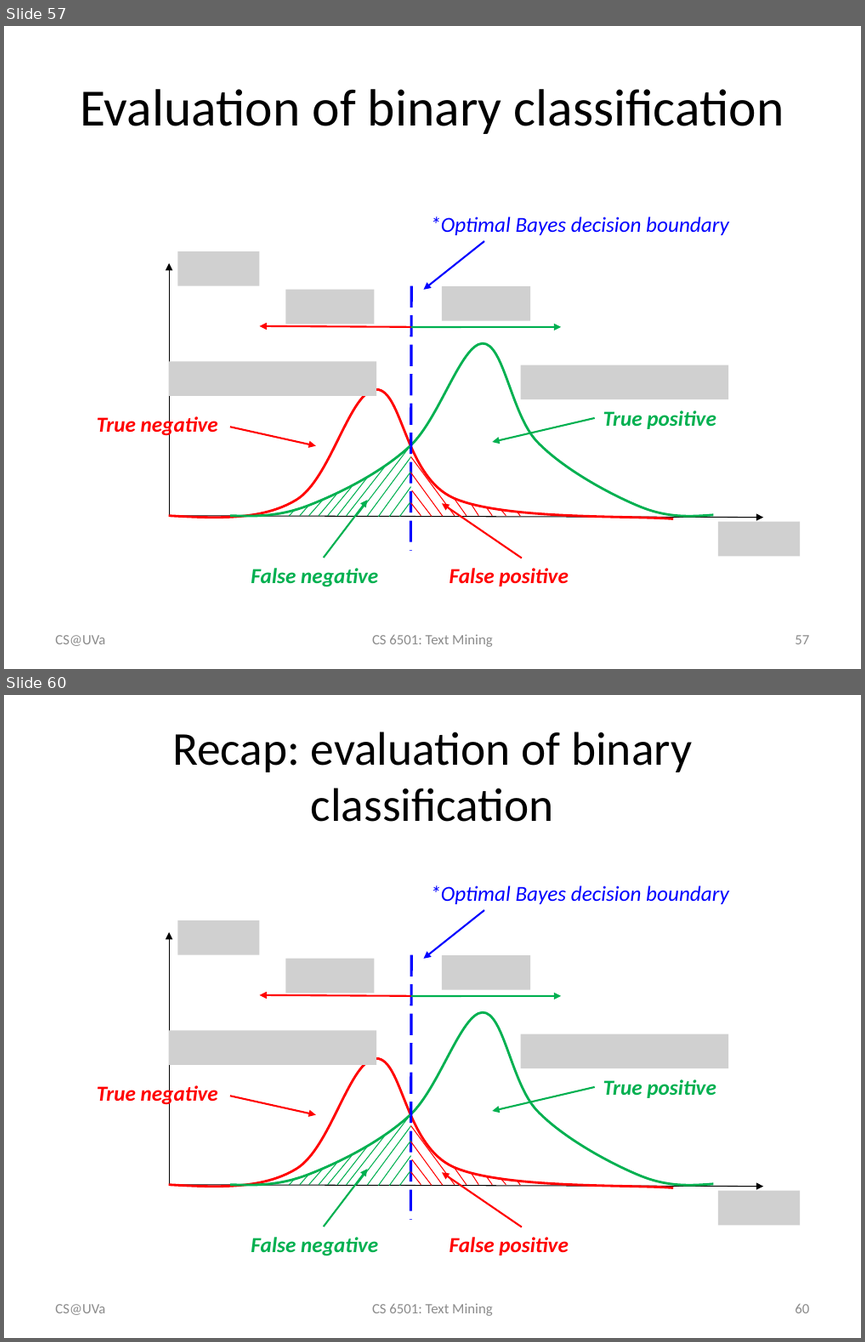
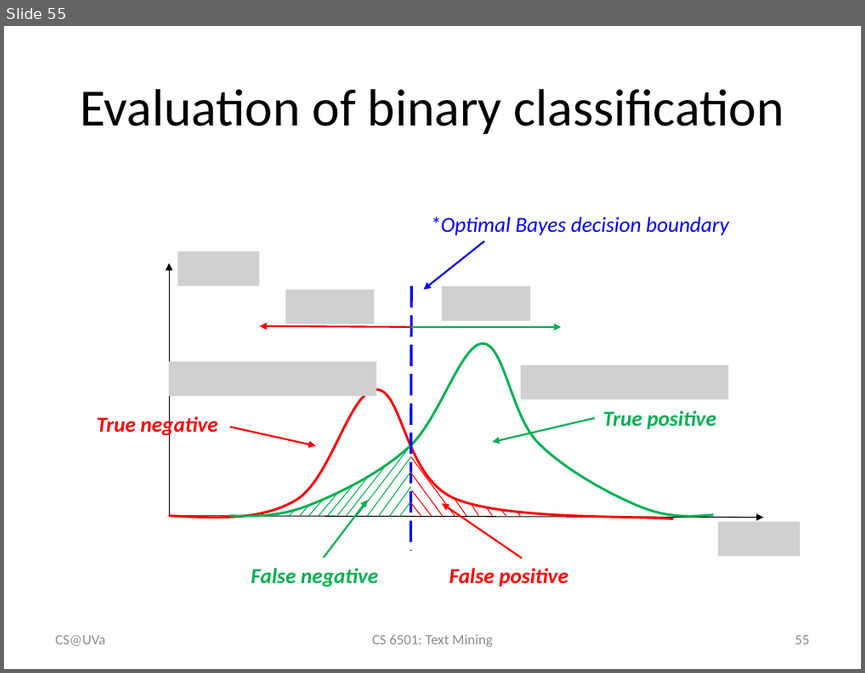
Before and after one commit to wang296/CS6501-Text-Mining, a slide deck: docs/TextCategorization.pptx. Shown one above the other, each under a label of ours: slides 57 and 60 before the commit, slide 55 after it; the slides between them are not shown. The pictures are 865x1342 and 865x673 pixels, drawn with LibreOffice and Linux fonts; fonts in the diff are those of the drawing; grey boxes stand for pictures. Boxes give left, top, right and bottom in pixels: in the first picture for what was removed or moved away, otherwise in the second. Text is boxed around its words. In the diff, an @@ line names an element or a change of style, - is before the commit and + after.

Commit message:
text categorization

```diff
--- a/docs/TextCategorization.pptx
+++ b/docs/TextCategorization.pptx
@@ slide 60 removed at [4, 695, 861, 1338], background #FFFFFF @@
@@ title removed at [172, 732, 692, 822] @@
-Recap: evaluation of binary classification
@@ group removed at [97, 885, 799, 1256]: 22 lines, 9 arrows, 6 pictures, 5 texts, 2 freeform shapes @@
-False positive
-False negative
-*Optimal Bayes decision boundary
-True positive
-True negative
@@ text removed at [55, 1304, 105, 1315] @@
-CS@UVa
@@ text removed at [372, 1303, 493, 1315] @@
-CS 6501: Text Mining
@@ page number removed at [794, 1304, 809, 1313] @@
-60
@@ what was slide 57 is now slide 55 @@
@@ page number at [794, 635, 809, 644]: text changed @@
-57
+55
```
Also in this commit, not shown: 3 slides changed, 4 other slides removed, 5 other files.
